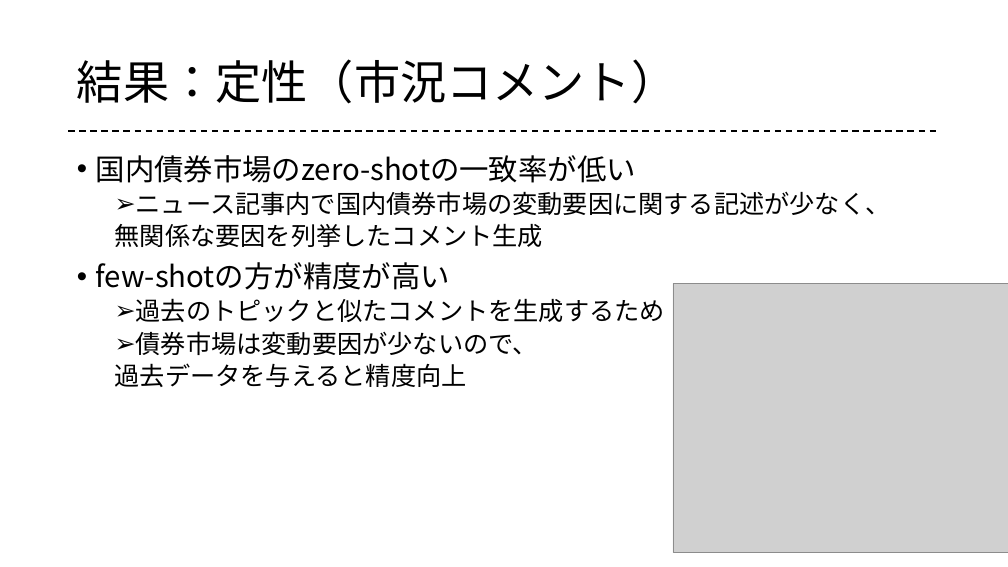
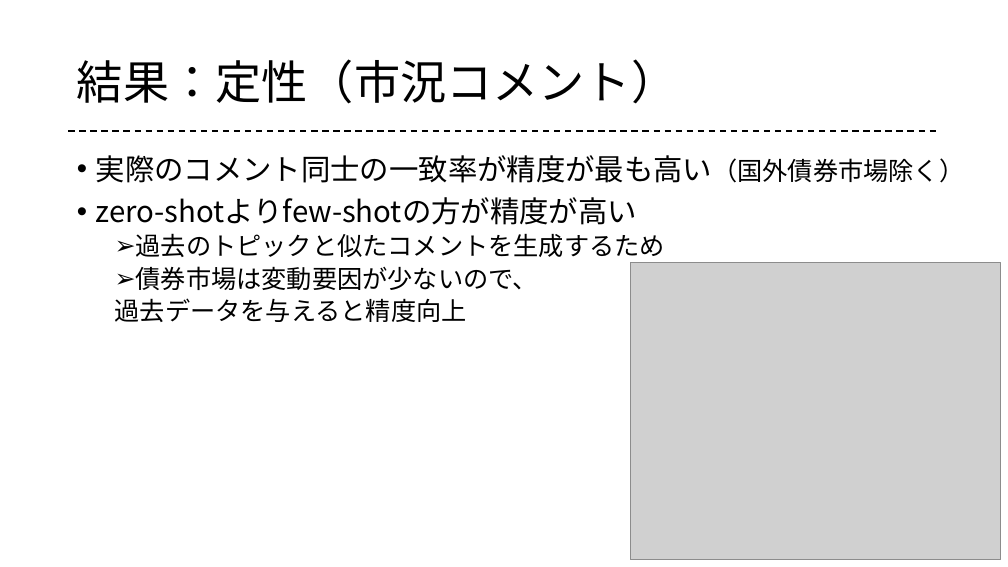
Before and after one commit to gakky0315/-, a slide deck: slide 20 of 技術調査.pptx. Drawn at 1008x567 pixels with LibreOffice and Linux fonts; fonts in the diff are those of the drawing; grey boxes stand for pictures. Boxes give left, top, right and bottom in pixels: in the first picture for what was removed or moved away, otherwise in the second. Text is boxed around its words. In the diff, an @@ line names an element or a change of style, - is before the commit and + after.

```diff
--- a/技術調査.pptx
+++ b/技術調査.pptx
@@ text at box(96, 155, 964, 225): text changed; size 24 to 28 pt @@
-• 国内債券市場のzero-shotの一致率が低い
-  ➢ ニュース記事内で国内債券市場の変動要因に関する記述が少なく、
-  無関係な要因を列挙したコメント生成
-• few-shotの方が精度が高い
+• 実際のコメント同士の一致率が精度が最も高い（国外債券市場除く）
+• zero-shotよりfew-shotの方が精度が高い
@@ picture: place and size @@
-picture at box(673, 284, 1008, 553)
+picture at box(631, 262, 1001, 560)
```
Also in this commit, not shown: 10 other slides changed, 1 slide added, 1 other file.
